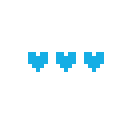
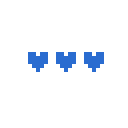
Comparing the layer stacks of the two 128 x 128 images. Changes:
painted on "Layer 4" over [28, 52, 104, 72]
